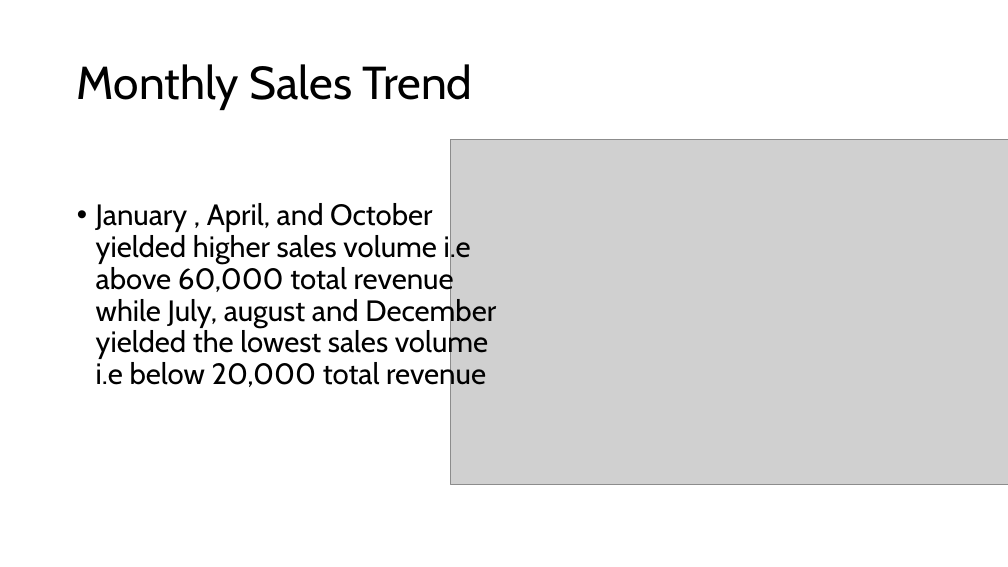
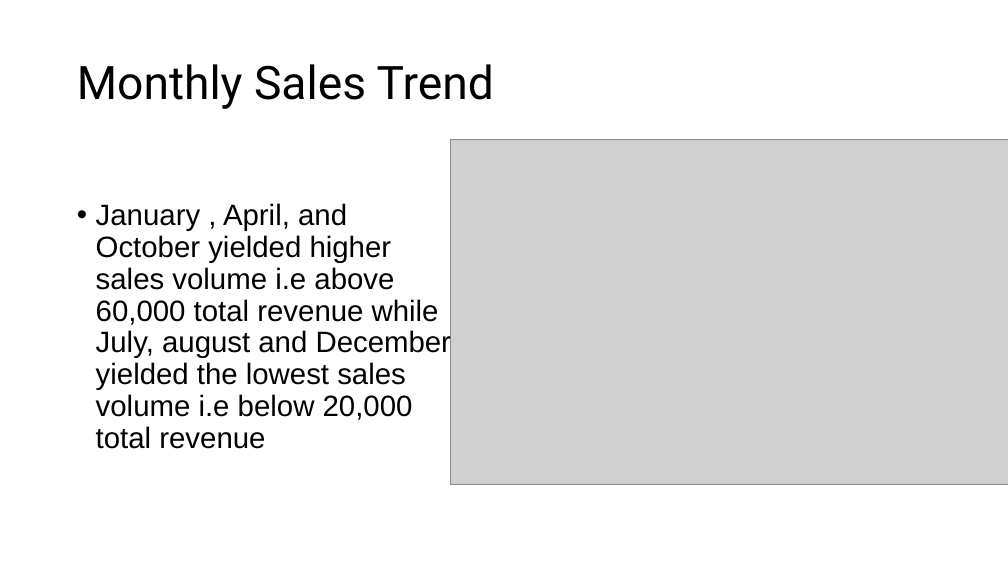
Before and after one commit to DVG-PROJECT/Week-11-Project, a slide deck: slide 4 of Fashion Retail Analysis 1 updated.pptx. Drawn at 1008x567 pixels with LibreOffice and Linux fonts; fonts in the diff are those of the drawing; grey boxes stand for pictures. Boxes give left, top, right and bottom in pixels: in the first picture for what was removed or moved away, otherwise in the second. Text is boxed around its words. In the diff, an @@ line names an element or a change of style, - is before the commit and + after.

```diff
--- a/Fashion Retail Analysis 1 updated.pptx
+++ b/Fashion Retail Analysis 1 updated.pptx
@@ title "Monthly Sales Trend" at (77, 64, 494, 109): font Cabin to Roboto @@
@@ text "January , April, and October ..." at (96, 203, 451, 449): font Cabin to Arial @@
```
Also in this commit, not shown: 10 other slides changed.
